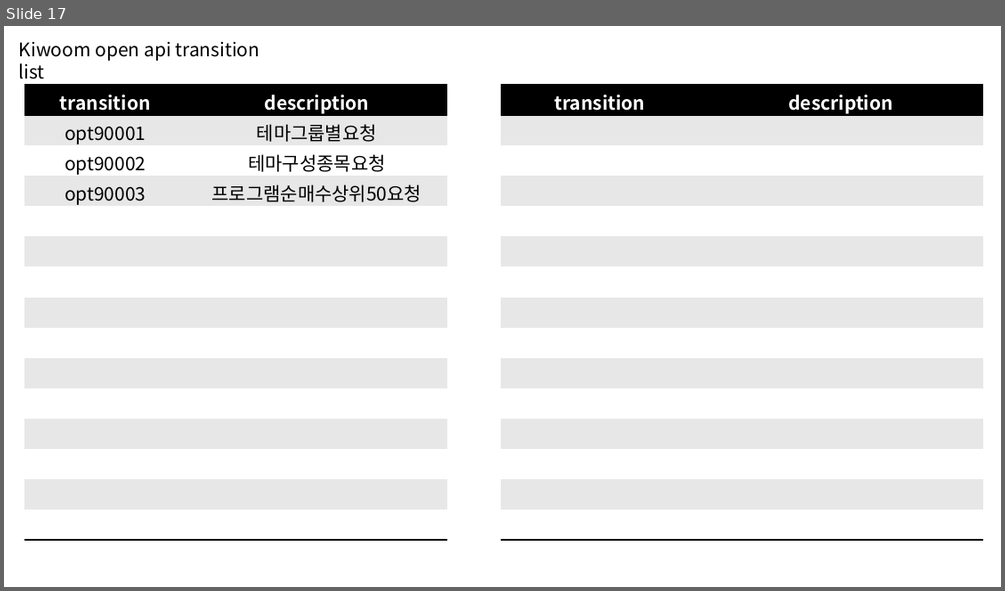
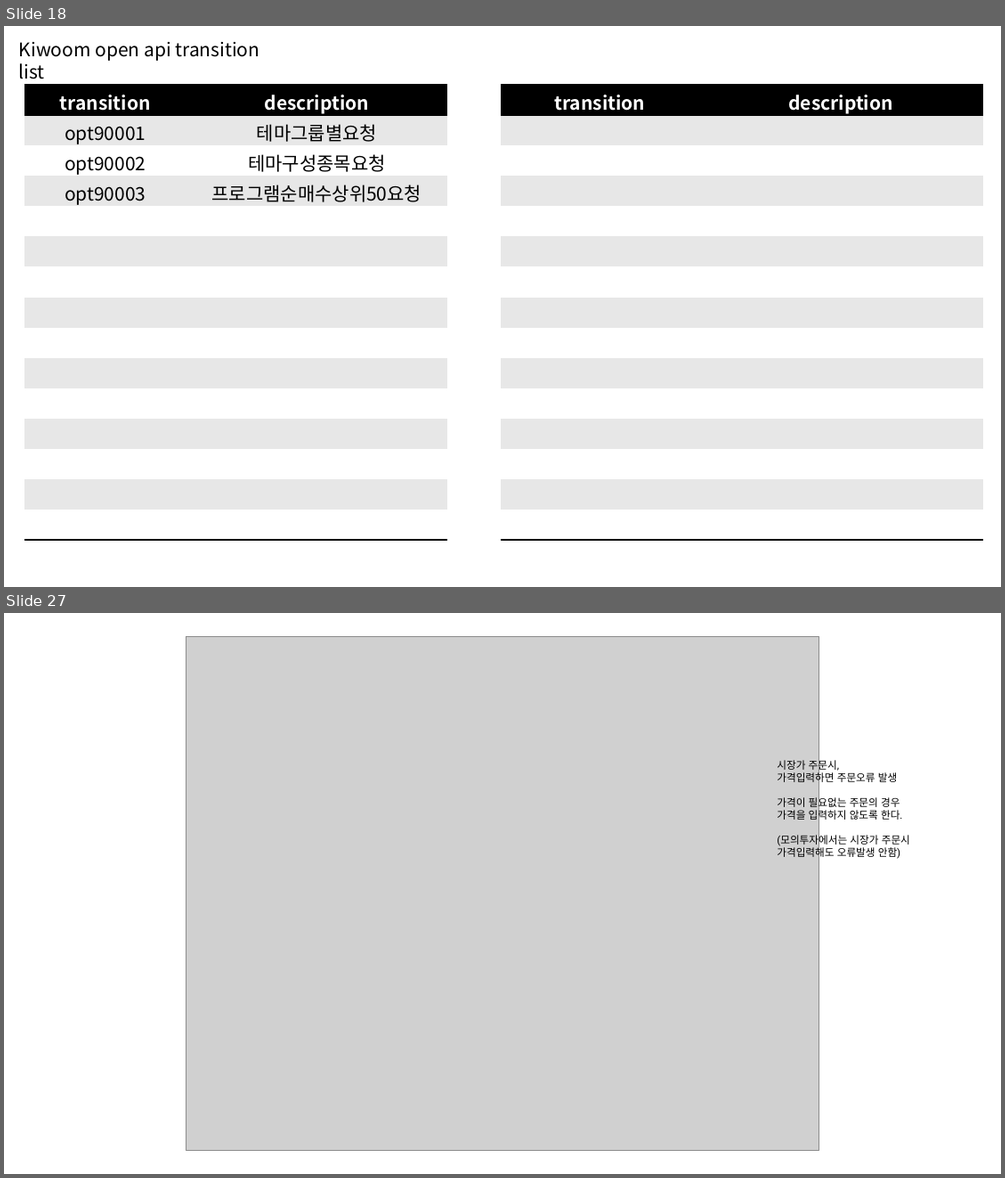
Before and after one commit to happineer/system_trading, a slide deck: doc/TopTrader.pptx. Shown one above the other, each under a label of ours: slide 17 before the commit, slides 18 and 27 after it; the slides between them are not shown. The pictures are 1005x591 and 1005x1178 pixels, drawn with LibreOffice and Linux fonts; fonts in the diff are those of the drawing; grey boxes stand for pictures. Boxes give left, top, right and bottom in pixels: in the first picture for what was removed or moved away, otherwise in the second. Text is boxed around its words. In the diff, an @@ line names an element or a change of style, - is before the commit and + after.

```diff
--- a/doc/TopTrader.pptx
+++ b/doc/TopTrader.pptx
@@ slide 27 added at [4, 613, 1001, 1174], background #FFFFFF @@
@@ picture added at [186, 637, 819, 1150] @@
@@ text added at [777, 757, 910, 860], 10 pt, text #000000 @@
+시장가 주문시,
+가격입력하면 주문오류 발생
+가격이 필요없는 주문의 경우
+가격을 입력하지 않도록 한다.
+(모의투자에서는 시장가 주문시
+가격입력해도 오류발생 안함)
@@ what was slide 17 is now slide 18 @@
```
Also in this commit, not shown: 39 other slides added, 4 other files.
